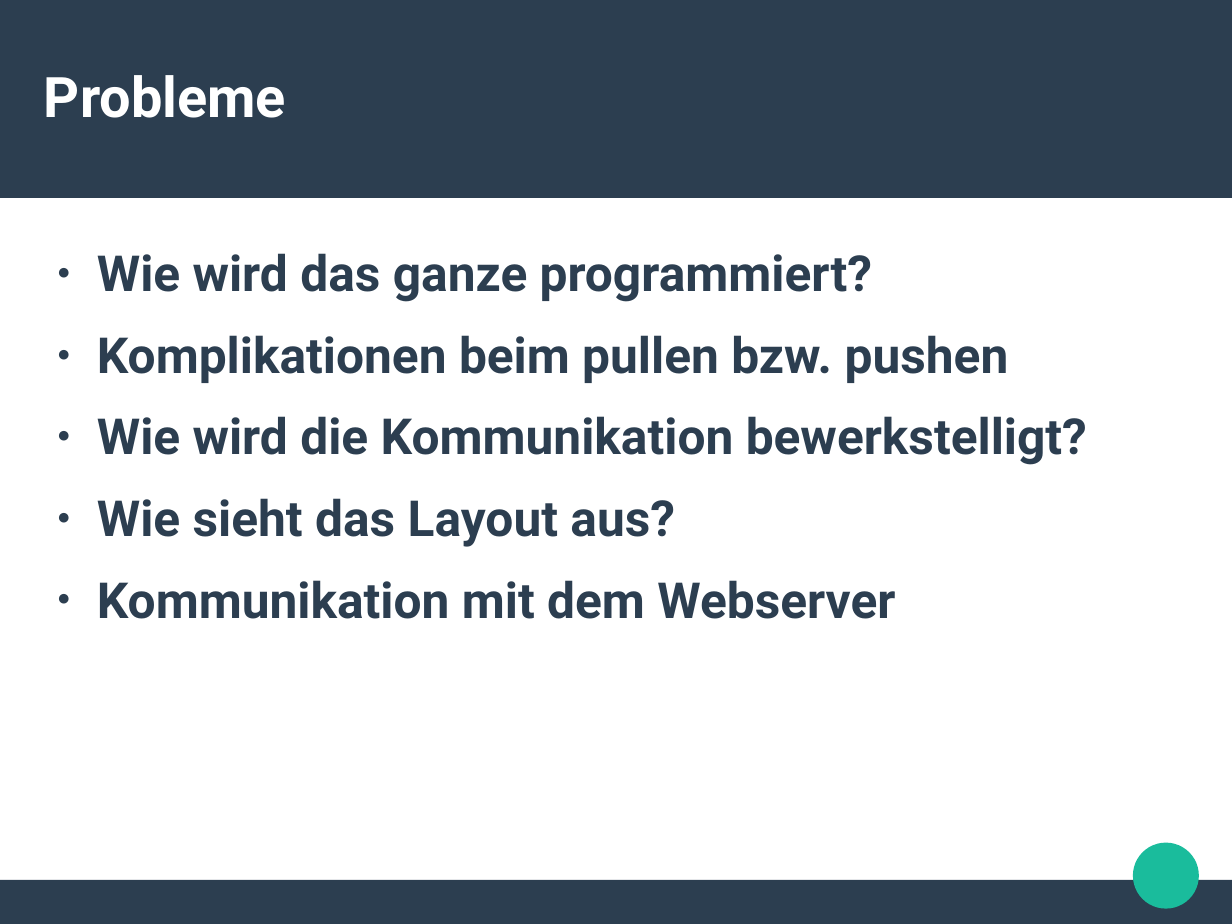
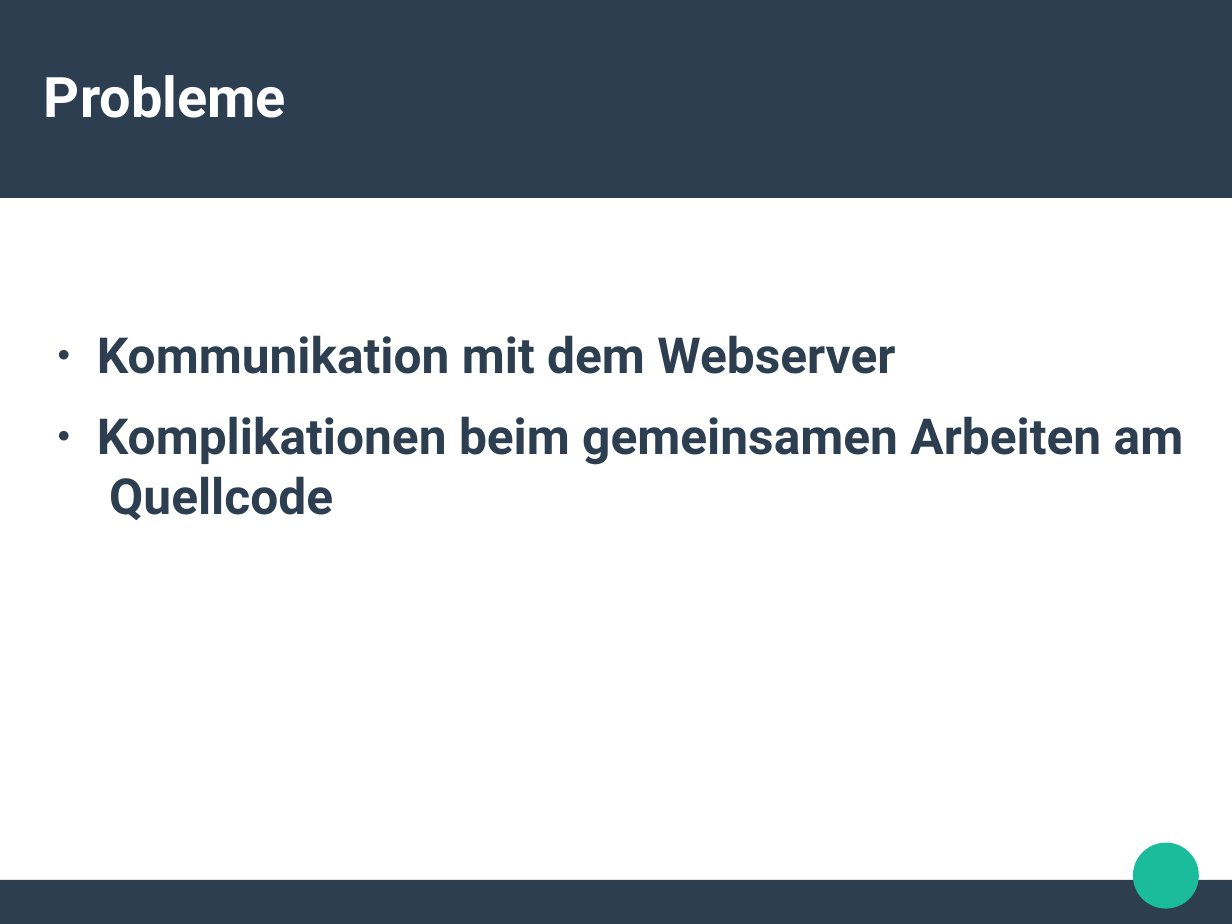
Before and after one commit to freiqu/Buy2gether, a slide deck: slide 4 of Praesentation.odp (slide 5 before the commit). Drawn at 1232x924 pixels with LibreOffice and Linux fonts; fonts in the diff are those of the drawing. Boxes give left, top, right and bottom in pixels: in the first picture for what was removed or moved away, otherwise in the second. Text is boxed around its words. In the diff, an @@ line names an element or a change of style, - is before the commit and + after.

Commit message:
new version

```diff
--- a/Praesentation.odp
+++ b/Praesentation.odp
@@ text at (x1=97, y1=253, x2=1087, y2=547): paragraphs removed @@
-● Wie wird das ganze programmiert?
-● Komplikationen beim pullen bzw. pushen
-● Wie wird die Kommunikation bewerkstelligt?
-● Wie sieht das Layout aus?
@@ text at (x1=97, y1=416, x2=1184, y2=520): paragraph added @@
+● Komplikationen beim gemeinsamen Arbeiten am Quellcode
```
Also in this commit, not shown: 1 other slide changed, 1 slide added, 1 slide removed.
